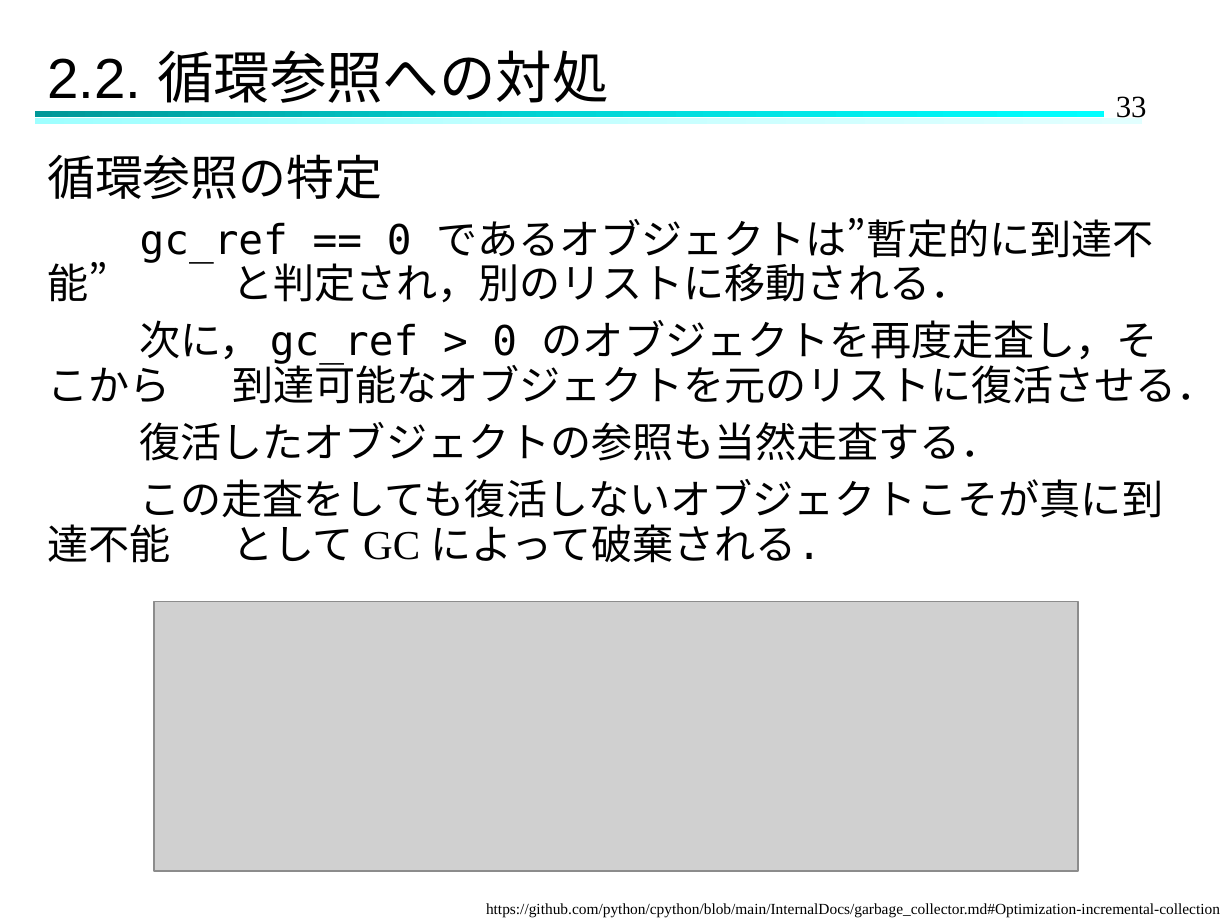
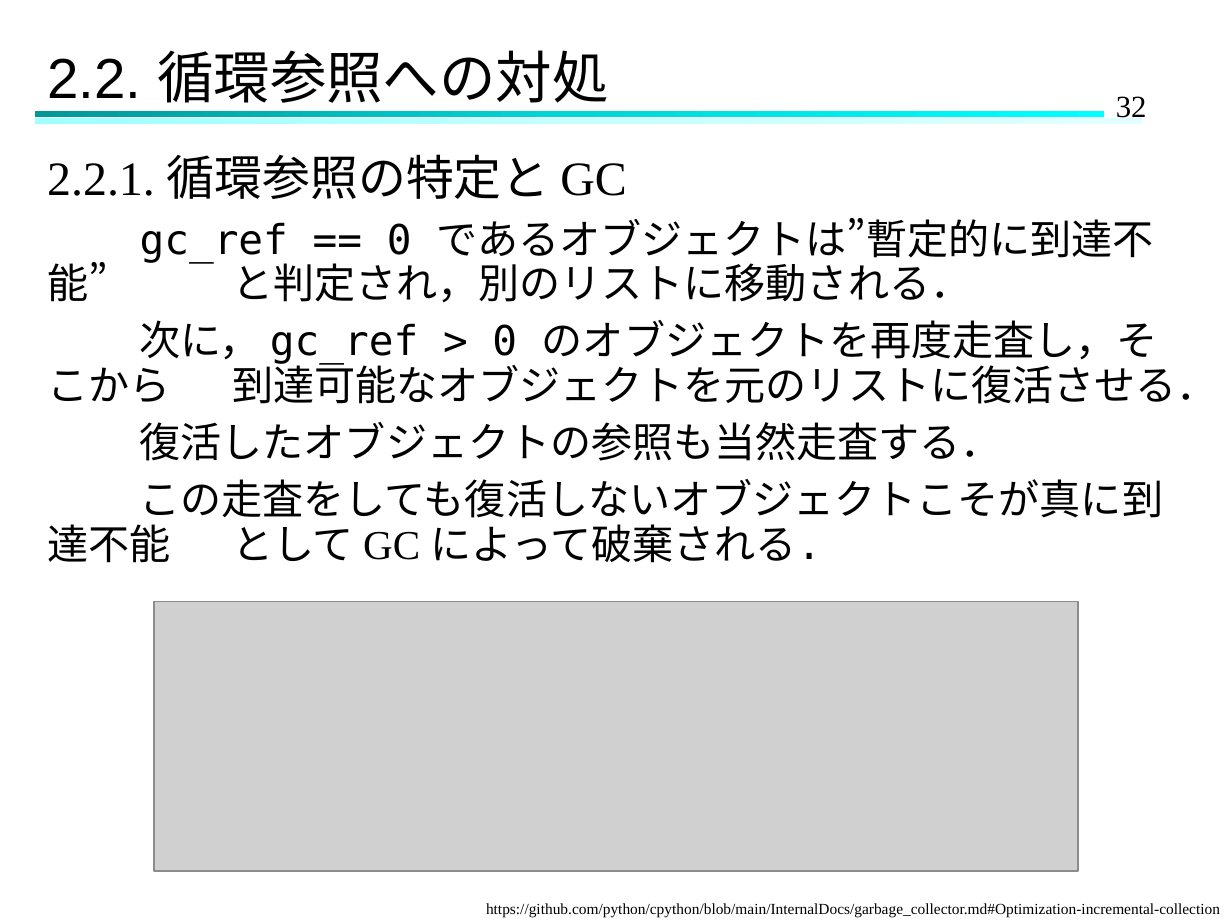
Before and after one commit to Hinata-Mikami/HinataMikami, a slide deck: slide 32 of 研究室関連/ゼミ/2024.11.27ゼミ.pptx (slide 33 before the commit). Drawn at 1232x924 pixels with LibreOffice and Linux fonts; fonts in the diff are those of the drawing; grey boxes stand for pictures. Boxes give left, top, right and bottom in pixels: in the first picture for what was removed or moved away, otherwise in the second. Text is boxed around its words. In the diff, an @@ line names an element or a change of style, - is before the commit and + after.

```diff
--- a/研究室関連/ゼミ/2024.11.27ゼミ.pptx
+++ b/研究室関連/ゼミ/2024.11.27ゼミ.pptx
@@ page number at box(1116, 96, 1147, 118): text changed @@
-33
+32
@@ text at box(47, 154, 626, 199): text changed @@
-循環参照の特定
+2.2.1. 循環参照の特定と GC
```
Also in this commit, not shown: 14 other slides changed, 12 slides added, 2 other files.
